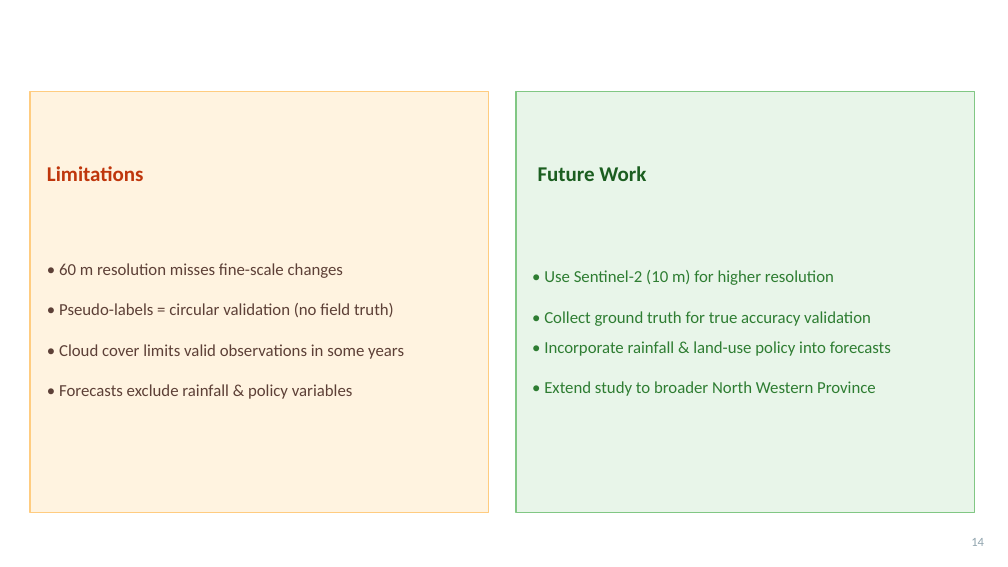
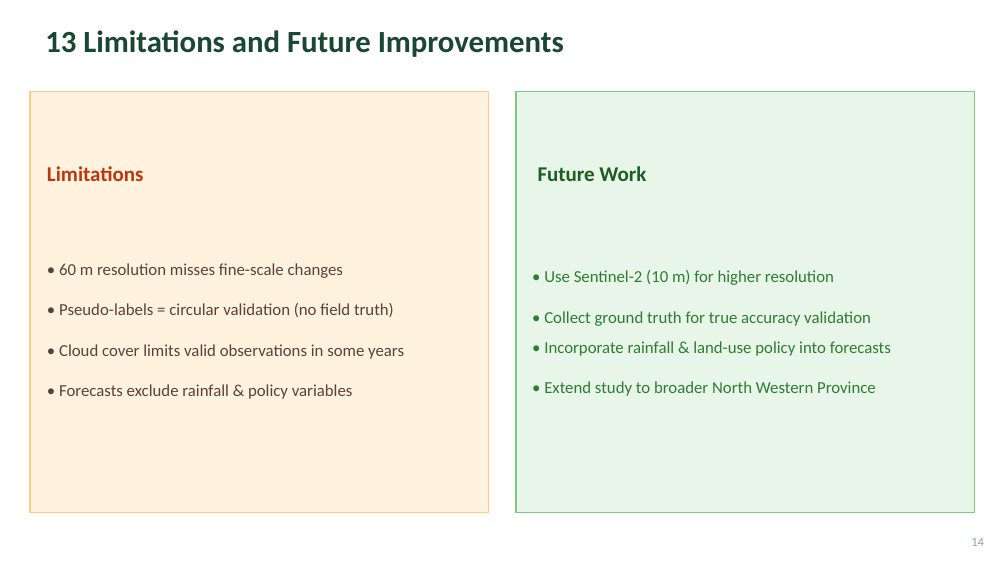
Before and after one commit to heyisula/terraShiftSriLanka, a slide deck: slide 14 of docs/Kalpitiya_Deforestation_Presentation.pptx. Drawn at 1008x567 pixels with LibreOffice and Linux fonts; fonts in the diff are those of the drawing. Boxes give left, top, right and bottom in pixels: in the first picture for what was removed or moved away, otherwise in the second. Text is boxed around its words. In the diff, an @@ line names an element or a change of style, - is before the commit and + after.

```diff
--- a/docs/Kalpitiya_Deforestation_Presentation.pptx
+++ b/docs/Kalpitiya_Deforestation_Presentation.pptx
@@ text added at (45,30,564,57), 22 pt, text #1A4731, bold @@
+13 Limitations and Future Improvements
```
Also in this commit, not shown: 14 other slides changed.
